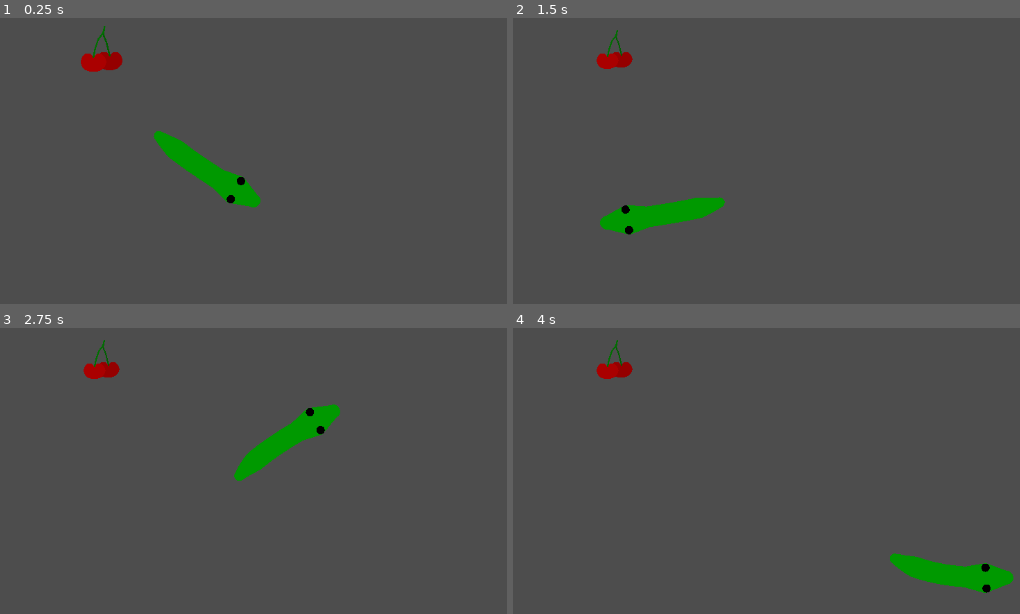
Above: before the commit, frames 1-4 (two rows, left to right).
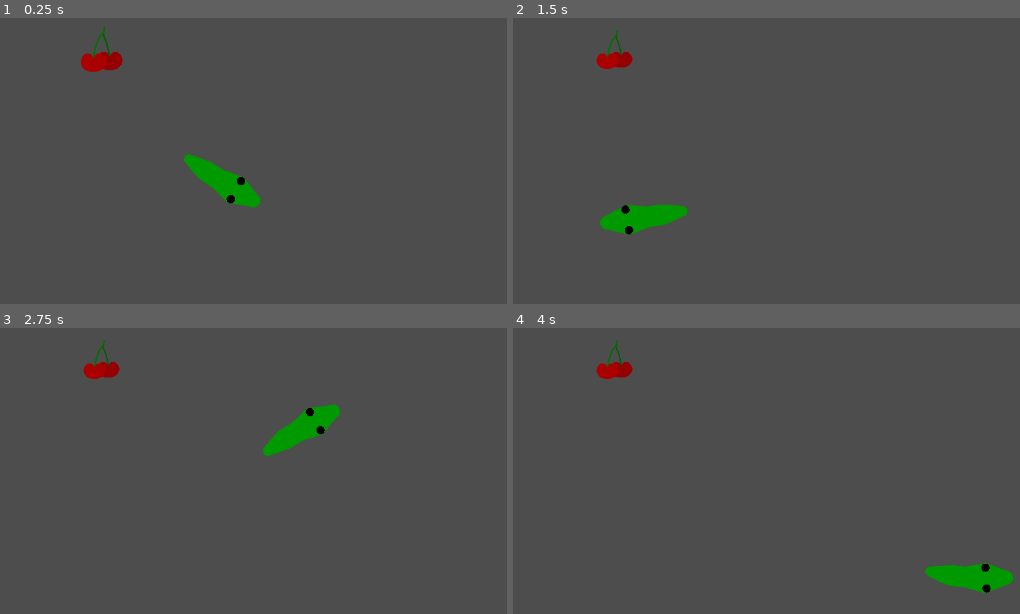
Above: after the commit, the same moments.

Repository: dbedggood/snake
Game: Godot game, scene res://project/main.tscn
Same seed, same stepped clock (60 frames per second), same inputs: the game is played once before the commit and once after it.
Inputs (mouse positions are in pixels of both pictures, inside the frame that each line leads up to):
- Up to frame 1 (0.25 s): no input
- Up to frame 2 (1.5 s): tap Enter at 0.5 s; move the mouse to (943, 178) at 0.52 s; tap Space at 1.25 s; move the mouse to (604, 223) at 1.27 s
- Up to frame 3 (2.75 s): tap Enter at 2 s; move the mouse to (334, 410) at 2.02 s
- Up to frame 4 (4 s): tap Space at 2.75 s; move the mouse to (725, 599) at 2.77 s; tap Enter at 3.5 s; move the mouse to (1004, 576) at 3.52 s

The runs differ from the first frame. In frame 1, 0.6% of the frame differs, in the area x 30-42%, y 39-57%; in frame 2, 0.6%; in frame 3, 0.6%; in frame 4, 0.6%, in the area x 74-89%, y 78-91%.

Commit message:
Add CollisionPolygon2D for body

Diff:
--- a/project/constants.gd
+++ b/project/constants.gd
@@ -10,6 +10,6 @@
 const HEAD_BASE_POINT_INDEX = 2
 
 const HEAD_MAX_POINT_DISTANCE = 30
-const BODY_MAX_POINT_DISTANCE = 5
+const BODY_MAX_POINT_DISTANCE = 10
 
 const BODY_POINT_GROWTH = 5
--- a/project/snake/body.gd
+++ b/project/snake/body.gd
@@ -6,10 +6,35 @@
 @onready var head = $"../Head"
 @onready var tail = $"../Tail"
 
+@onready var body_collisions = $BodyArea/BodyCollisions
+
 
 func _process(_delta):
 	set_point_position(0, head.get_point_position(Constants.HEAD_BASE_POINT_INDEX))
-	snake.set_constrained_nodes(self, Constants.BODY_MAX_POINT_DISTANCE)
+	snake.set_constrained_nodes_with_collisions(self, Constants.BODY_MAX_POINT_DISTANCE)
+
+	var snake_body_point_directions = snake.body_point_directions
+
+	if !snake_body_point_directions.is_empty():
+		var body_point_count = get_point_count()
+		var new_body_collisions_polygon: PackedVector2Array = body_collisions.polygon
+
+		for point_index in range(1, body_point_count * 2 - 1):
+			if point_index < body_point_count:
+				var point_position = get_point_position(point_index)
+				var collision_position = (
+					point_position + snake_body_point_directions[point_index - 1].orthogonal() * 8
+				)
+				new_body_collisions_polygon.set(point_index - 1, collision_position)
+			else:
+				var reverse_point_index = body_point_count * 2 - (point_index + 1)
+				var point_position = get_point_position(reverse_point_index)
+				var collision_position = (
+					point_position + snake_body_point_directions[point_index - 1].orthogonal() * -8
+				)
+				new_body_collisions_polygon.set(point_index - 1, collision_position)
+
+		body_collisions.polygon = new_body_collisions_polygon
 
 
 func _on_snake_ate_cherries():
@@ -21,4 +46,13 @@
 func grow_body():
 	var new_point_position = tail.get_point_position(1)
 	add_point(new_point_position)
+
+	var new_body_collisions_polygon: PackedVector2Array = body_collisions.polygon
+
+	# TODO: insert these at the right location
+	new_body_collisions_polygon.append(Vector2.ZERO)
+	new_body_collisions_polygon.append(Vector2.ZERO)
+
+	body_collisions.set_deferred("polygon", new_body_collisions_polygon)
+
 	grown.emit()
--- a/project/snake/snake.gd
+++ b/project/snake/snake.gd
@@ -1,15 +1,45 @@
 extends Node2D
 
 signal ate_cherries
+
+var body_point_directions = []
+
+
+# TODO: refactor
+func set_constrained_nodes_with_collisions(target_node, max_point_distance):
+	var current_body_point_directions = []
+	var reverse_body_point_directions = []
+
+	for point_index in range(1, target_node.get_point_count()):
+		var previous_point_position = target_node.get_point_position(point_index - 1)
+		var current_point_position = target_node.get_point_position(point_index)
+		var previous_to_current_direction = (
+			(current_point_position - previous_point_position).normalized()
+		)
+
+		# saving to calculate collision shape
+		current_body_point_directions.append(previous_to_current_direction)
+		reverse_body_point_directions.push_front(previous_to_current_direction)
+
+		var constrained_new_position = (
+			previous_point_position + previous_to_current_direction * max_point_distance
+		)
+		target_node.set_point_position(point_index, constrained_new_position)
+
+	current_body_point_directions.append_array(reverse_body_point_directions)
+	if body_point_directions != current_body_point_directions:
+		body_point_directions = current_body_point_directions
 
 
 func set_constrained_nodes(target_node, max_point_distance):
 	for point_index in range(1, target_node.get_point_count()):
 		var previous_point_position = target_node.get_point_position(point_index - 1)
 		var current_point_position = target_node.get_point_position(point_index)
-		var previous_to_current_vector = current_point_position - previous_point_position
+		var previous_to_current_direction = (
+			(current_point_position - previous_point_position).normalized()
+		)
 		var constrained_new_position = (
-			previous_point_position + previous_to_current_vector.normalized() * max_point_distance
+			previous_point_position + previous_to_current_direction * max_point_distance
 		)
 		target_node.set_point_position(point_index, constrained_new_position)
 
--- a/project/snake/snake.tscn
+++ b/project/snake/snake.tscn
@@ -24,7 +24,7 @@
 metadata/_edit_group_ = true
 
 [node name="Body" type="Line2D" parent="."]
-points = PackedVector2Array(60, 2.08165e-12, 70, 2.08165e-12, 80, 2.08165e-12, 90, 2.08165e-12, 100, 2.08165e-12, 110, 2.08165e-12, 120, 2.08165e-12, 130, 2.08165e-12, 140, 2.08165e-12, 150, 2.08165e-12, 160, 2.08165e-12, 170, 2.08165e-12, 180, 2.08165e-12, 190, 2.08165e-12, 200, 2.08165e-12, 210, 2.08165e-12)
+points = PackedVector2Array(60, 2.08165e-12, 120, 2.08165e-12, 180, 2.08165e-12)
 width = 30.0
 default_color = Color(0, 0.6, 0, 1)
 joint_mode = 2
@@ -34,10 +34,10 @@
 [node name="BodyArea" type="Area2D" parent="Body"]
 
 [node name="BodyCollisions" type="CollisionPolygon2D" parent="Body/BodyArea"]
-polygon = PackedVector2Array(57, 6, 103, 6, 165, 6, 208, 7, 207, -6, 163, -5, 101, -5, 56, -5)
+polygon = PackedVector2Array(2.08165e-12, 2.08165e-12, 2.08165e-12, 2.08165e-12, 2.08165e-12, 2.08165e-12, 0, 0)
 
 [node name="Tail" type="Line2D" parent="."]
-points = PackedVector2Array(210, 2.08165e-12, 220, 0, 230, 2.08165e-12, 240, 2.08165e-12, 250, 2.08165e-12, 260, 2.08165e-12, 270, 0)
+points = PackedVector2Array(210, 2.08165e-12, 230, 2.08165e-12, 250, 2.08165e-12, 270, 0)
 width = 50.0
 width_curve = SubResource("Curve_d3lmw")
 default_color = Color(0, 0.6, 0, 1)
